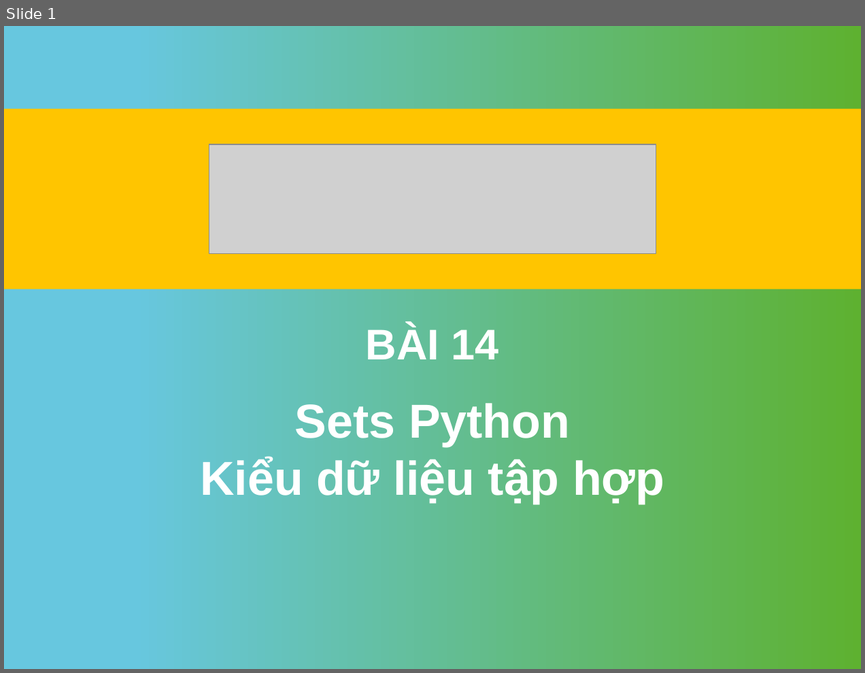
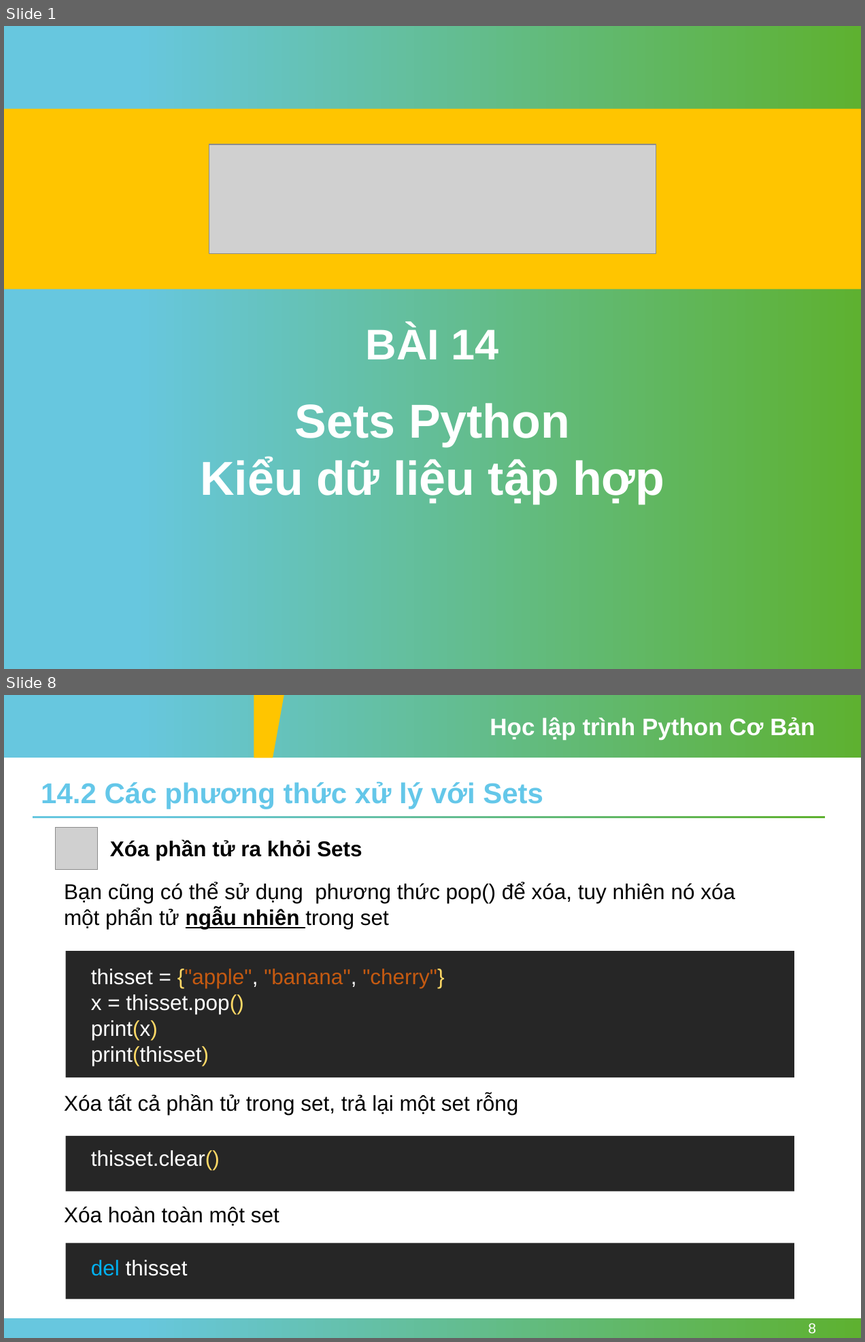
Before and after one commit to nhannn87dn/Learn-Python-Basic, a slide deck: Session-14-Sets/Session-14-Sets-Python.pptx. Shown one above the other, each under a label of ours: slide 1 before the commit, slides 1 and 8 after it; the slides between them are not shown. The pictures are 865x673 and 865x1342 pixels, drawn with LibreOffice and Linux fonts; fonts in the diff are those of the drawing; grey boxes stand for pictures; background and template pictures are left out. Boxes give left, top, right and bottom in pixels: in the first picture for what was removed or moved away, otherwise in the second. Text is boxed around its words. In the diff, an @@ line names an element or a change of style, - is before the commit and + after.

```diff
--- a/Session-14-Sets/Session-14-Sets-Python.pptx
+++ b/Session-14-Sets/Session-14-Sets-Python.pptx
@@ slide 8 added at [4,695,861,1338], background #FFFFFF @@
@@ rectangle added at [4,695,861,758], fill gradient #67C7DF to #5EB130 @@
@@ freeform shape added at [254,695,284,758], fill #FFC500 @@
@@ text added at [490,717,815,740], 20 pt, text #FFFFFF, bold @@
+Học lập trình Python Cơ Bản
@@ text added at [41,781,543,809], 24 pt, text #64C7E9, bold @@
+14.2 Các phương thức xử lý với Sets
@@ rectangle added at [33,816,825,818], fill gradient #67C7DF to #5EB130 @@
@@ picture added at [56,827,97,869] @@
@@ text added at [110,839,362,860], 18 pt, text #000000, bold @@
+Xóa phần tử ra khỏi Sets
@@ text added at [64,882,735,929], 18 pt, text #000000 @@
+Bạn cũng có thể sử dụng phương thức pop() để xóa, tuy nhiên nó xóa một phẩn tử ngẫu nhiên trong set
@@ rectangle added at [66,951,794,1078], fill #262626 @@
@@ text added at [91,968,444,1066], 18 pt, text #FFFFFF @@
+thisset = {"apple", "banana", "cherry"}
+x = thisset.pop()
+print(x)
+print(thisset)
@@ text added at [64,1093,519,1115], 18 pt, text #000000 @@
+Xóa tất cả phần tử trong set, trả lại một set rỗng
@@ rectangle added at [66,1136,794,1191], fill #262626 @@
@@ text added at [91,1150,220,1170], 18 pt, text #FFFFFF @@
+thisset.clear()
@@ text added at [64,1206,279,1225], 18 pt, text #000000 @@
+Xóa hoàn toàn một set
@@ rectangle added at [66,1242,794,1298], fill #262626 @@
@@ text added at [91,1259,188,1276], 18 pt, text #FFFFFF @@
+del thisset
@@ rectangle added at [4,1318,861,1338], fill gradient #67C7DF to #5EB130 @@
@@ page number added at [808,1323,816,1333], 12 pt, text #FFFFFF @@
+8
```
Also in this commit, not shown: 3 slides changed, 6 other slides added, 17 slides removed, 11 other files.
